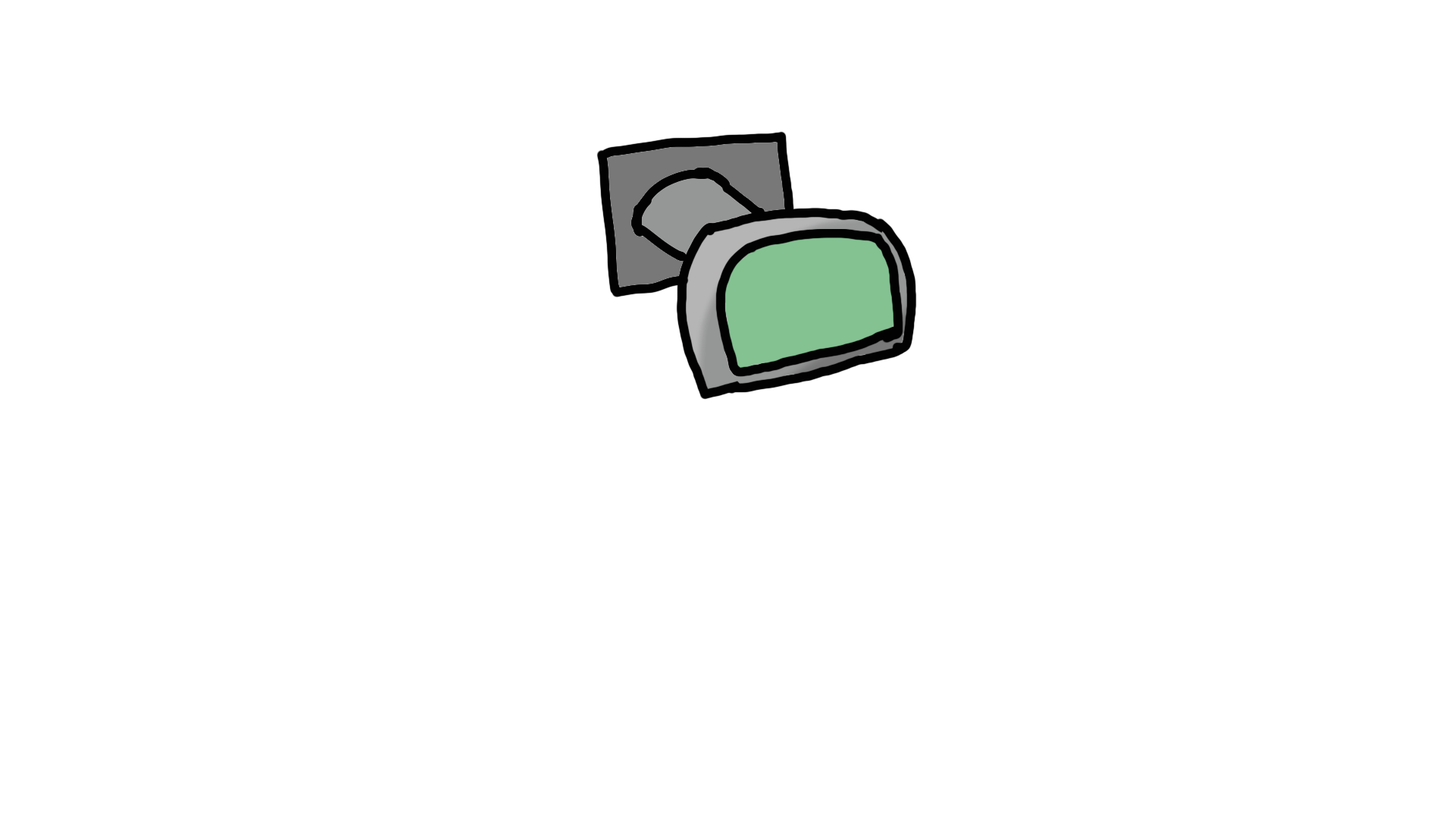
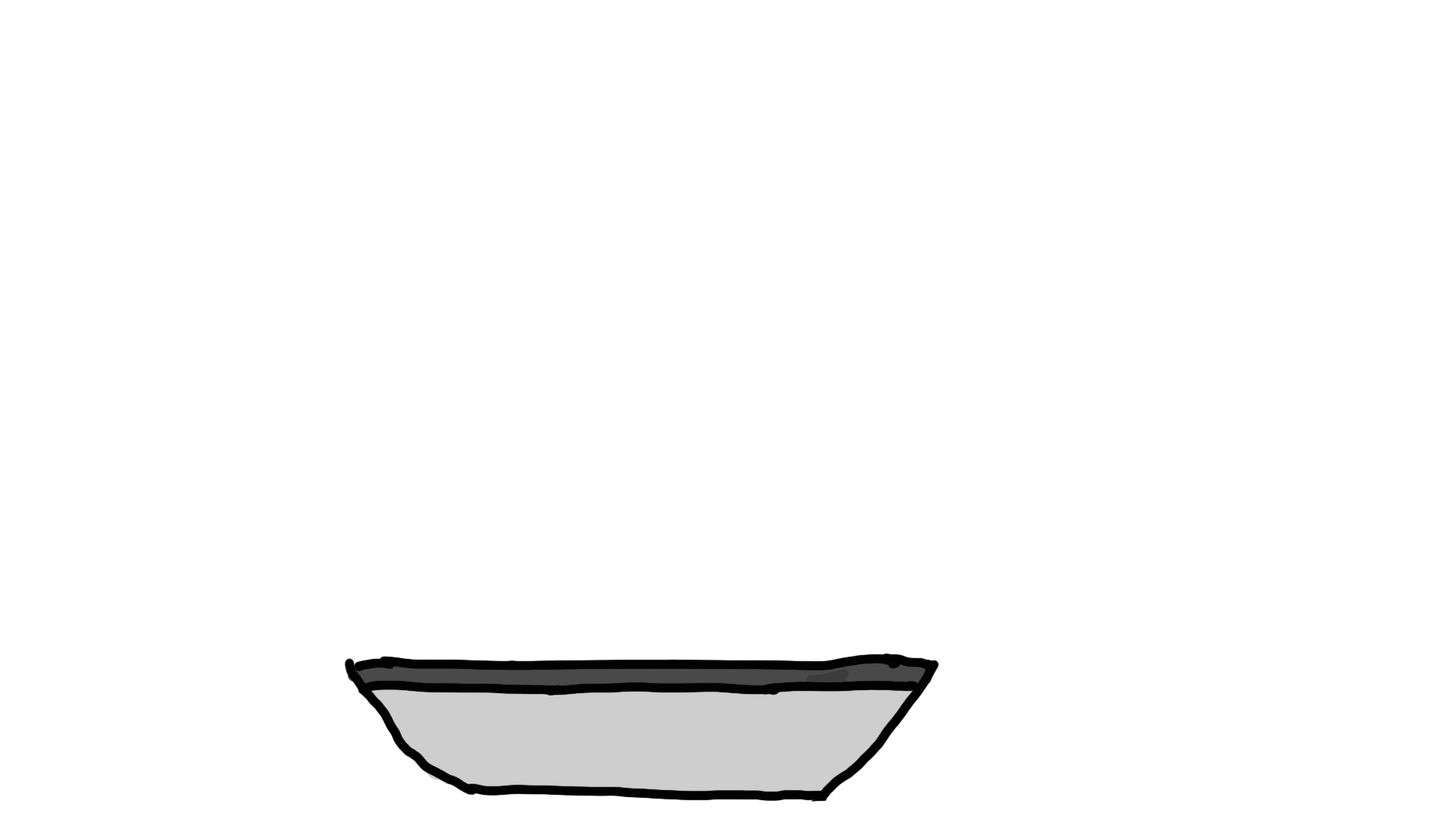
Layered file, before and after one edit (1455x819). Changes by layer:
hid group "Group 2" (2 layers) over box(596, 131, 918, 400)
added group "Group 3" with 2 layers above "Layer 1 copy" over box(344, 652, 940, 802)
added layer "Layer 12" in group "Group 3" over box(344, 652, 940, 802)
added layer "Layer 13" in group "Group 3" over box(347, 655, 933, 799)
